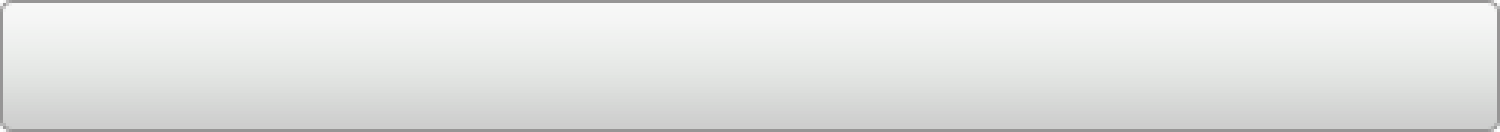
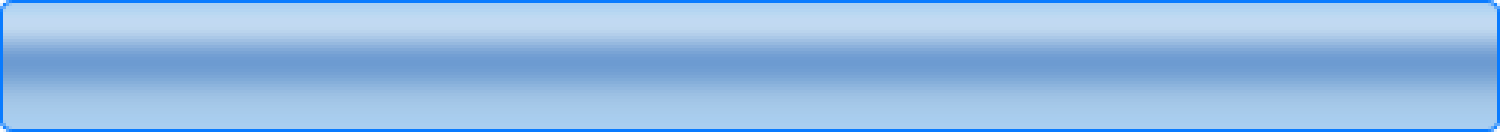
Before/after of a 1500px x 132px layered artwork. What changed in the layer stack:
showed group "blue" (5 layers) over box(0, 0, 1500, 132)
hid group "Light gray" (5 layers) over box(0, 0, 1500, 132)
